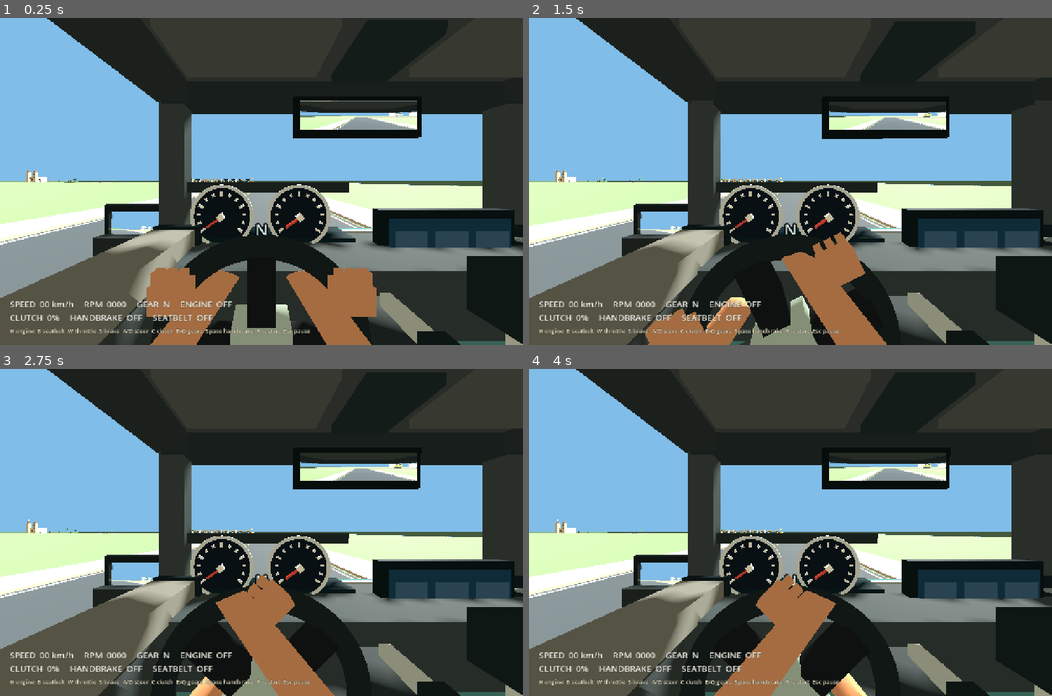
Above: before the commit, frames 1-4 (two rows, left to right).
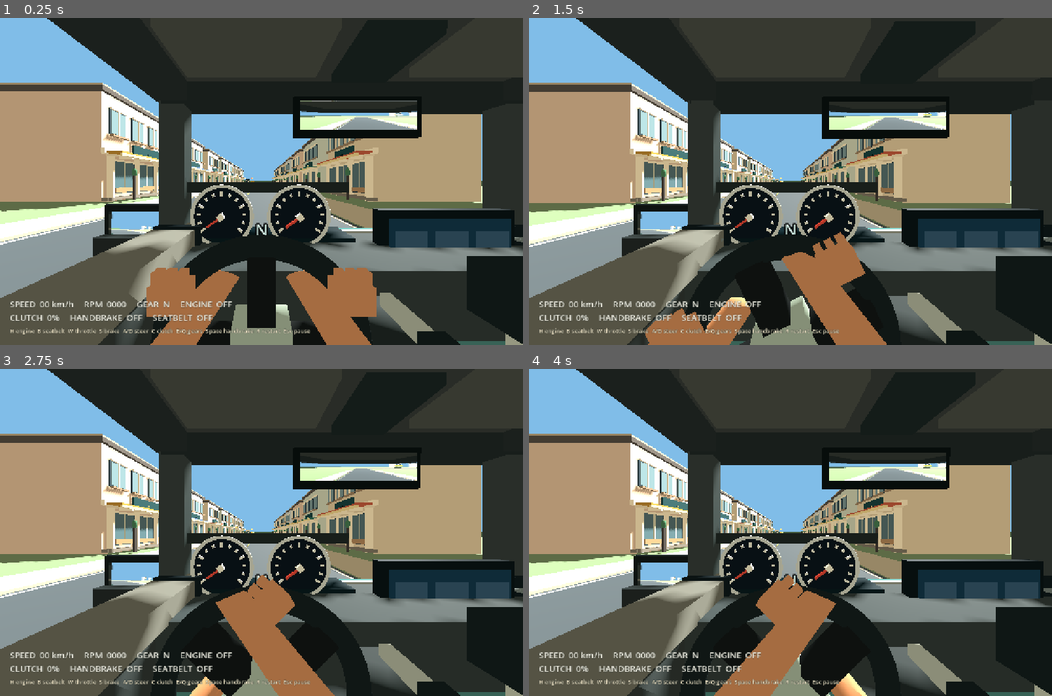
Above: after the commit, the same moments.

Repository: IamDalemark/maniubra-prototype
Game: Godot game, scene res://scenes/lessons/open_world.tscn
Same seed, same stepped clock (60 frames per second), same inputs: the game is played once before the commit and once after it. This scene is started directly instead of the project's main scene. Sound files missing from this copy of the repository are replaced by a short silence.
Inputs (mouse positions are in pixels of both pictures, inside the frame that each line leads up to):
- Up to frame 1 (0.25 s): no input
- Up to frame 2 (1.5 s): tap Enter at 0.5 s; move the mouse to (905, 165) at 0.52 s; hold D (drive_right) 0.53-1.28 s; hold C (drive_clutch) 0.53-1.28 s; click (905, 165) at 0.67 s; move the mouse to (685, 197) at 1.27 s; hold S (drive_brake) from 1.28 s (still down); tap H (drive_ignition) at 1.35 s
- Up to frame 3 (2.75 s): move the mouse to (313, 460) at 2.02 s; release S (drive_brake) at 2.03 s; hold D (drive_right) from 2.03 s (still down); tap B (drive_seatbelt) at 2.1 s
- Up to frame 4 (4 s): move the mouse to (764, 597) at 2.77 s; release D (drive_right) at 2.78 s; hold E (drive_gear_up) 2.78-3.53 s; tap W (drive_throttle) at 2.85 s; click (764, 597) at 2.92 s; move the mouse to (947, 581) at 3.52 s; hold A (drive_left) from 3.53 s (still down); hold C (drive_clutch) from 3.53 s (still down)

The runs differ from the first frame. In frame 1, 20% of the frame differs, in the area x 0-93%, y 19-65%; in frame 2, 20%; in frame 3, 20%; in frame 4, 20%.

Commit message:
Add neighborhood market street to Open World start

Diff:
--- a/scripts/world/iloilo_district.gd
+++ b/scripts/world/iloilo_district.gd
@@ -196,6 +196,16 @@
 
 
 func _build_neighborhood() -> void:
+	# Put a compact local shopping street in the first forward view from A.
+	# Shopfronts remain beyond the sidewalks and clear of the two travel lanes.
+	for side in [-1.0, 1.0]:
+		for index in 8:
+			var shop := SHOPFRONT.instantiate()
+			shop.palette_index = (index + (0 if side < 0.0 else 2)) % 4
+			shop.position = Vector3(-200.0 + side * 12.0, 0, -207.0 + float(index) * 13.5)
+			shop.rotation.y = PI / 2.0 if side < 0.0 else -PI / 2.0
+			add_child(shop)
+	_sign("ILOILO MARKET", Vector3(-192.2, 5.2, -136.0), -PI / 2.0)
 	for index in 9:
 		var shop := SHOPFRONT.instantiate()
 		shop.palette_index = (index + 2) % 4
Binary file changed: docs/screenshots/open_world_start.png
Not shown, changed: README.md
Not shown, changed: assets/ASSET_REGISTER.md
Not shown, changed: docs/OPEN_WORLD_PLAN.md
